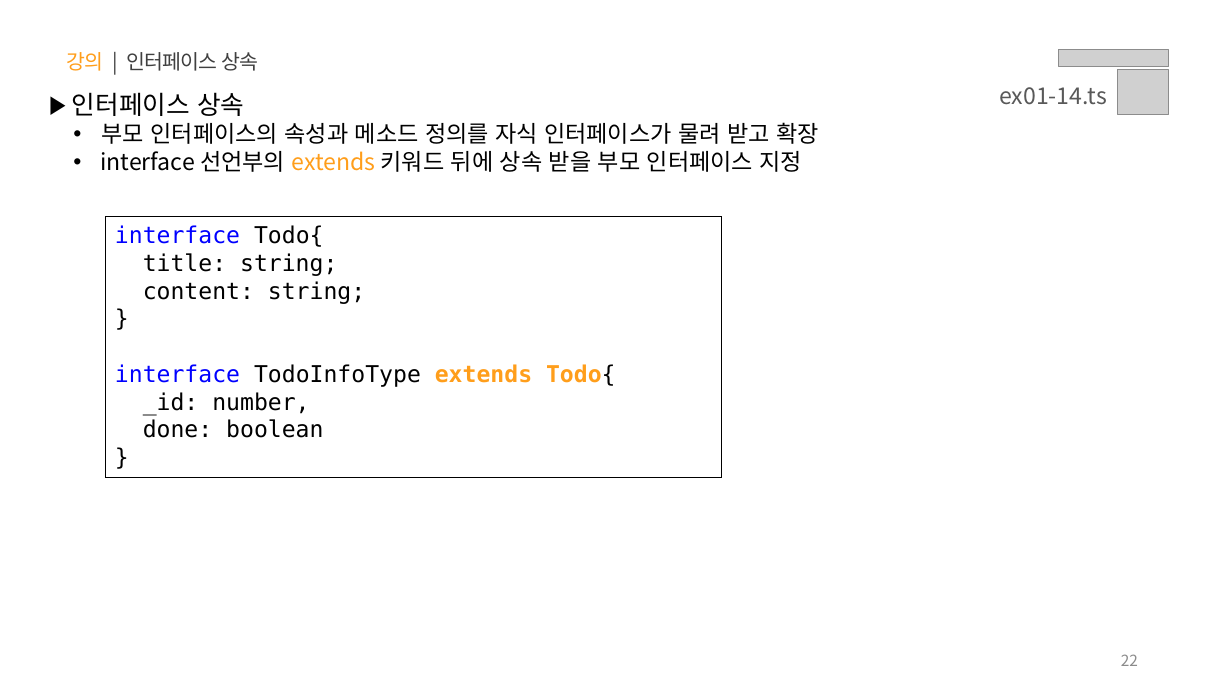
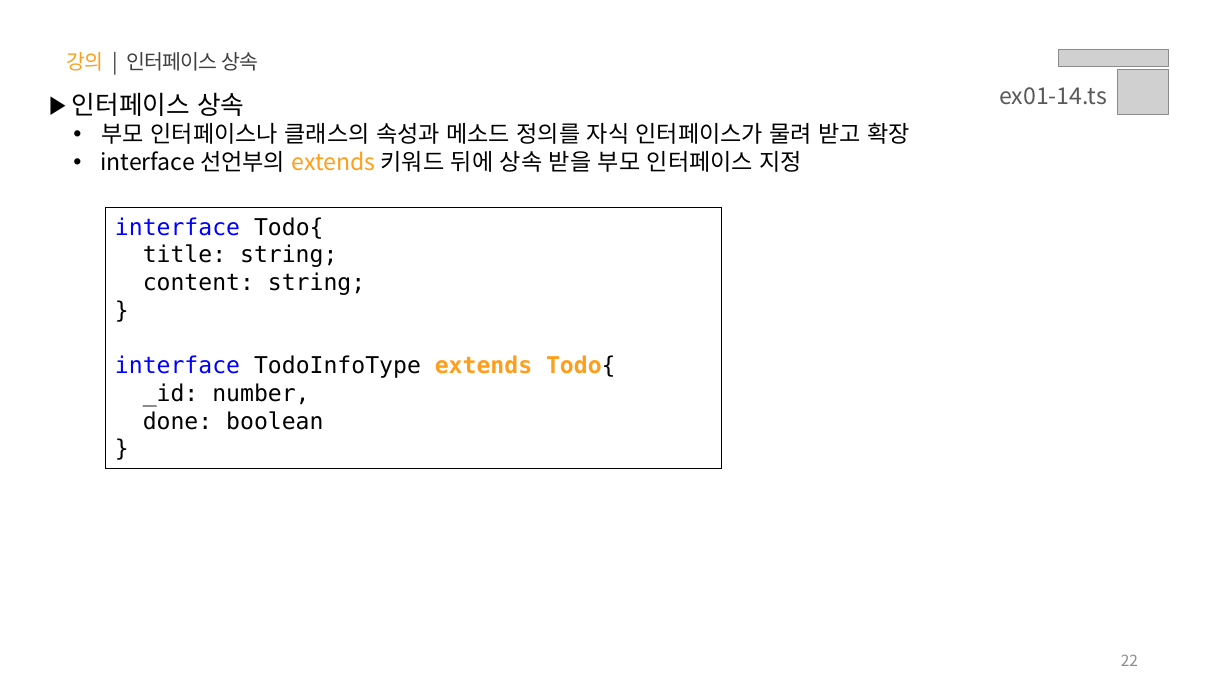
Before and after one commit to sy0725/ts-til, a slide deck: slide 22 of PPT/01.타입스크립트 - 타입 정의.pptx. Drawn at 1232x693 pixels with LibreOffice and Linux fonts; fonts in the diff are those of the drawing; grey boxes stand for pictures. Boxes give left, top, right and bottom in pixels: in the first picture for what was removed or moved away, otherwise in the second. Text is boxed around its words. In the diff, an @@ line names an element or a change of style, - is before the commit and + after.

```diff
--- a/PPT/01.타입스크립트 - 타입 정의.pptx
+++ b/PPT/01.타입스크립트 - 타입 정의.pptx
@@ text at (x1=102, y1=122, x2=911, y2=144): text changed @@
-  • 부모 인터페이스의 속성과 메소드 정의를 자식 인터페이스가 물려 받고 확장
+  • 부모 인터페이스나 클래스의 속성과 메소드 정의를 자식 인터페이스가 물려 받고 확장
@@ rectangle "interface Todo{" moved from (x1=106, y1=216, x2=723, y2=478) to (x1=106, y1=208, x2=723, y2=470) @@
```
Also in this commit, not shown: 1 other slide changed, 2 slides added, 1 other file.
